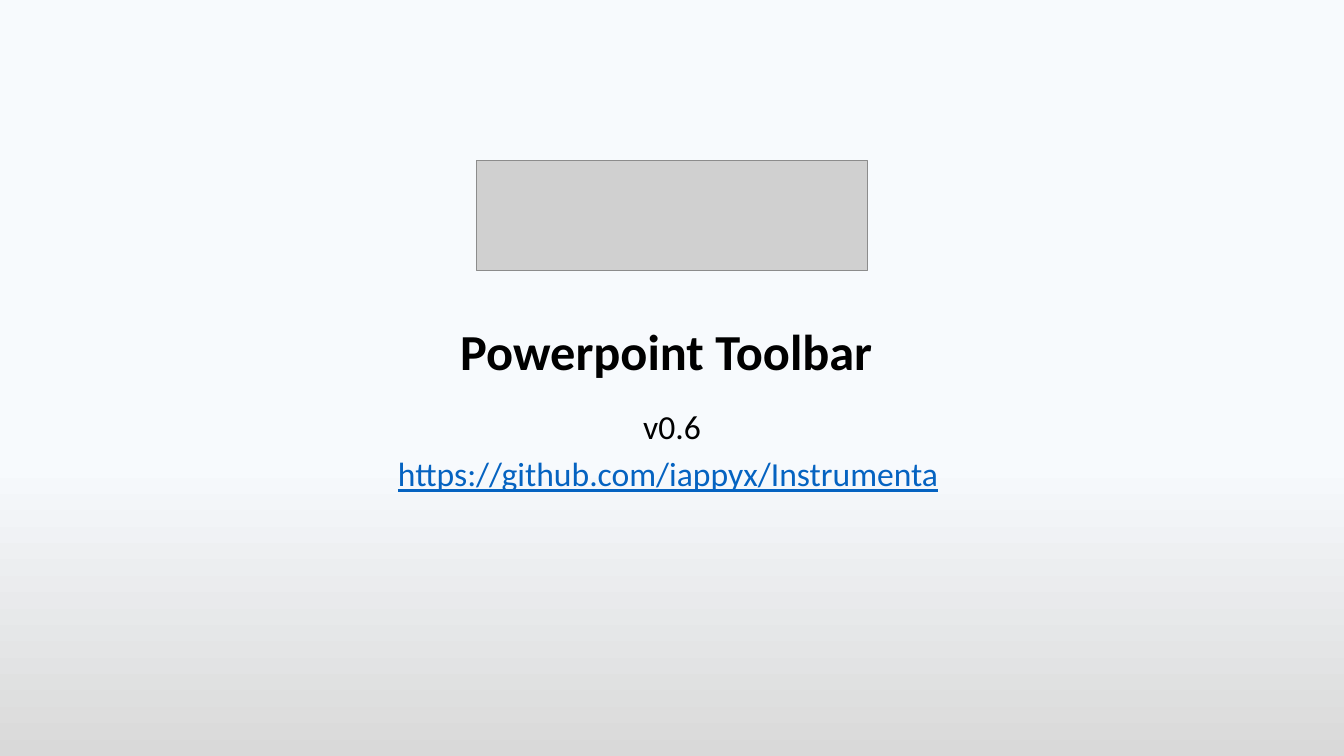
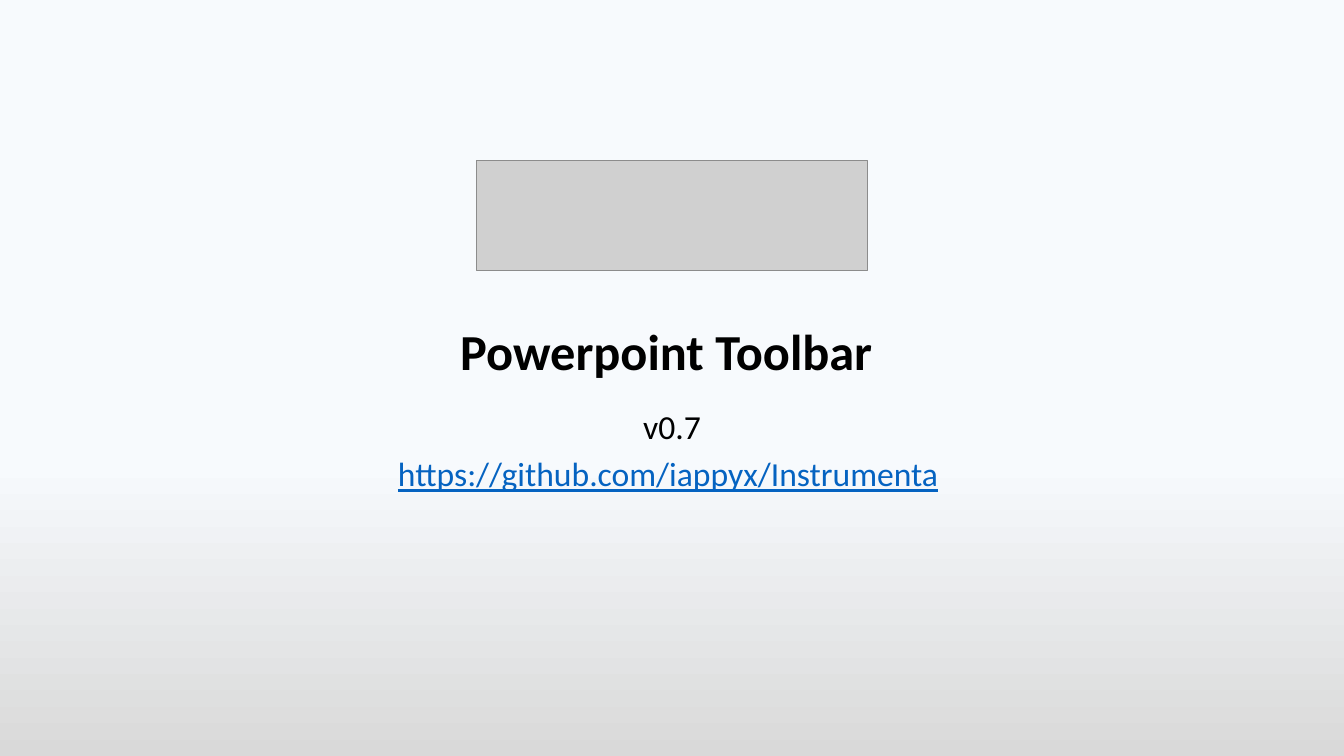
Before and after one commit to iappyx/Instrumenta, a slide deck: slide 1 of src/Instrumenta Powerpoint Toolbar.pptm. Drawn at 1344x756 pixels with LibreOffice and Linux fonts; fonts in the diff are those of the drawing; grey boxes stand for pictures. Boxes give left, top, right and bottom in pixels: in the first picture for what was removed or moved away, otherwise in the second. Text is boxed around its words. In the diff, an @@ line names an element or a change of style, - is before the commit and + after.

```diff
--- a/src/Instrumenta Powerpoint Toolbar.pptm
+++ b/src/Instrumenta Powerpoint Toolbar.pptm
@@ subtitle at <box>643,417,701,440</box>: text changed @@
-v0.6
+v0.7
```
Also in this commit, not shown: 22 other files.
